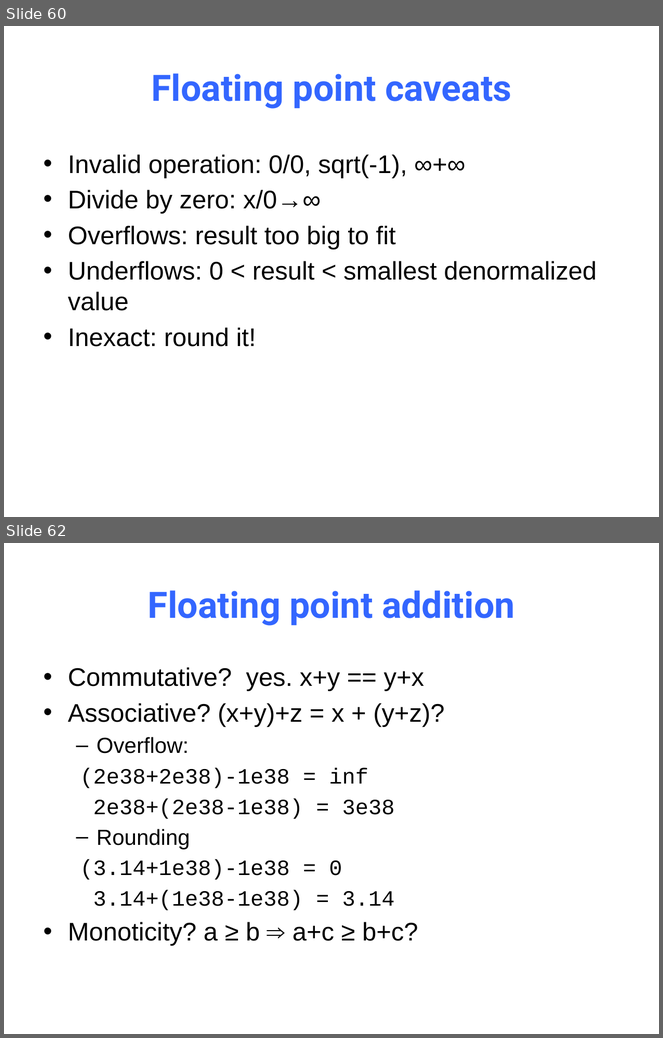
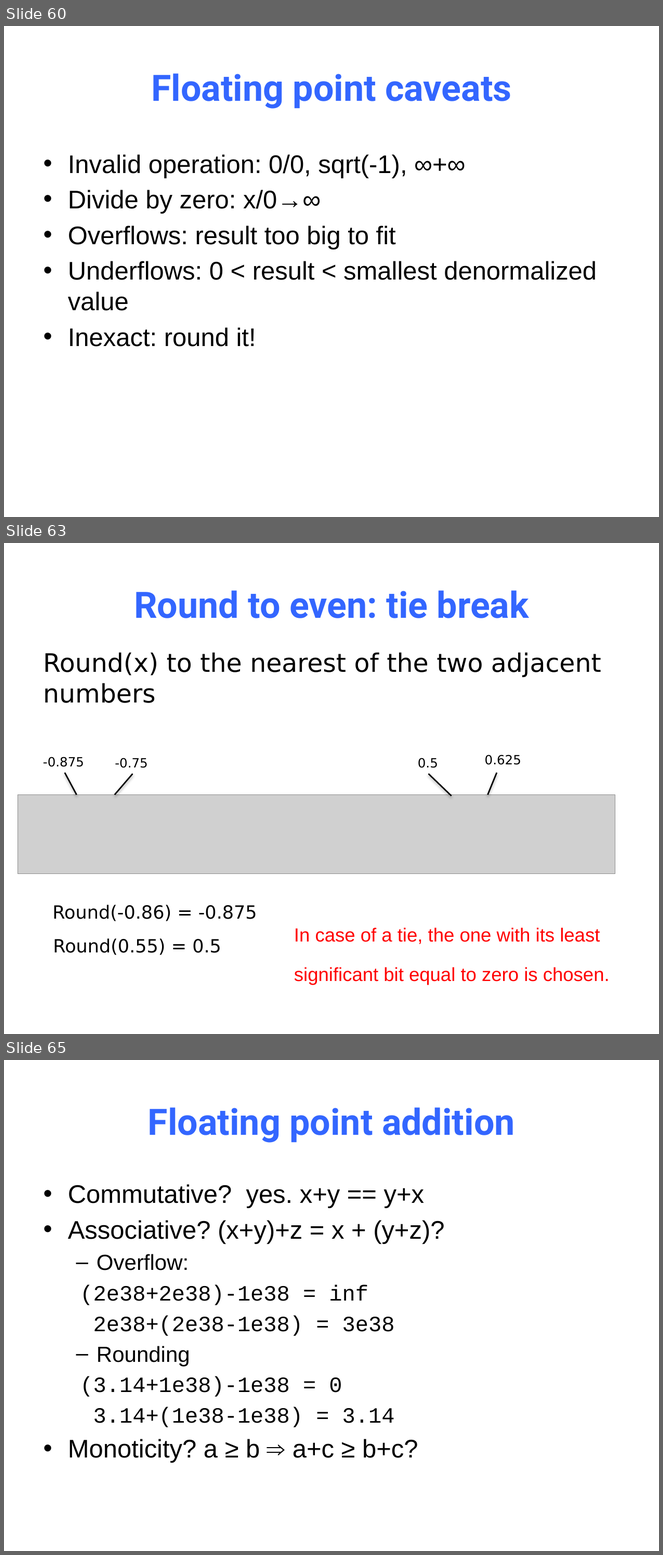
Before and after one commit to NYU-CSO/nyu-cso.github.io, a slide deck: notes/03-floats.pptx. Shown one above the other, each under a label of ours: slides 60 and 62 before the commit, slides 60, 63 and 65 after it; the slides between them are not shown. The pictures are 663x1038 and 663x1555 pixels, drawn with LibreOffice and Linux fonts; fonts in the diff are those of the drawing; grey boxes stand for pictures. Boxes give left, top, right and bottom in pixels: in the first picture for what was removed or moved away, otherwise in the second. Text is boxed around its words. In the diff, an @@ line names an element or a change of style, - is before the commit and + after.

```diff
--- a/notes/03-floats.pptx
+++ b/notes/03-floats.pptx
@@ slide 63 added at [4,543,659,1034], background #FFFFFF @@
@@ title added at [134,590,529,618], 40 pt, text #3366FF, bold @@
+Round to even: tie break
@@ text added at [43,652,601,703], 28 pt, text #000000 @@
+Round(x) to the nearest of the two adjacent numbers
@@ group added at [18,755,616,874]: 4 texts, 4 lines, 1 picture @@
+-0.875
+-0.75
+0.5
+0.625
@@ text added at [52,905,257,922], 20 pt, text #000000 @@
+Round(-0.86) = -0.875
@@ text added at [294,928,610,985], 36 pt, text #FF0000 @@
+In case of a tie, the one with its least significant bit equal to zero is chosen.
@@ text added at [53,939,221,955], 20 pt, text #000000 @@
+Round(0.55) = 0.5
@@ what was slide 62 is now slide 65 @@
```
Also in this commit, not shown: 5 slides changed, 2 other slides added, 1 other file.
